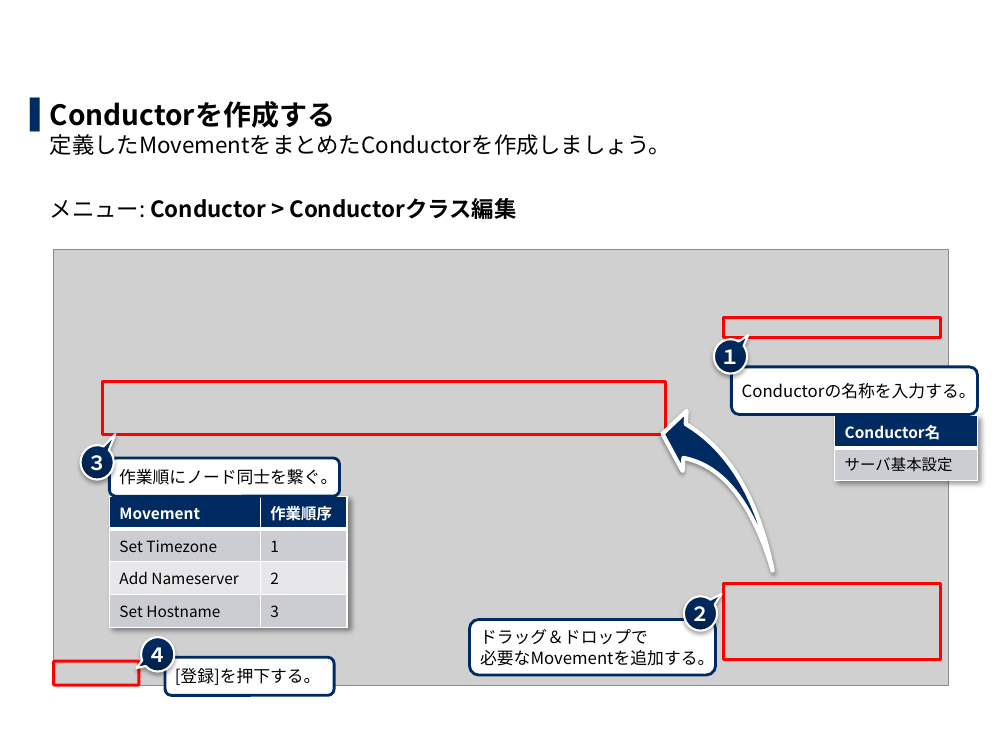
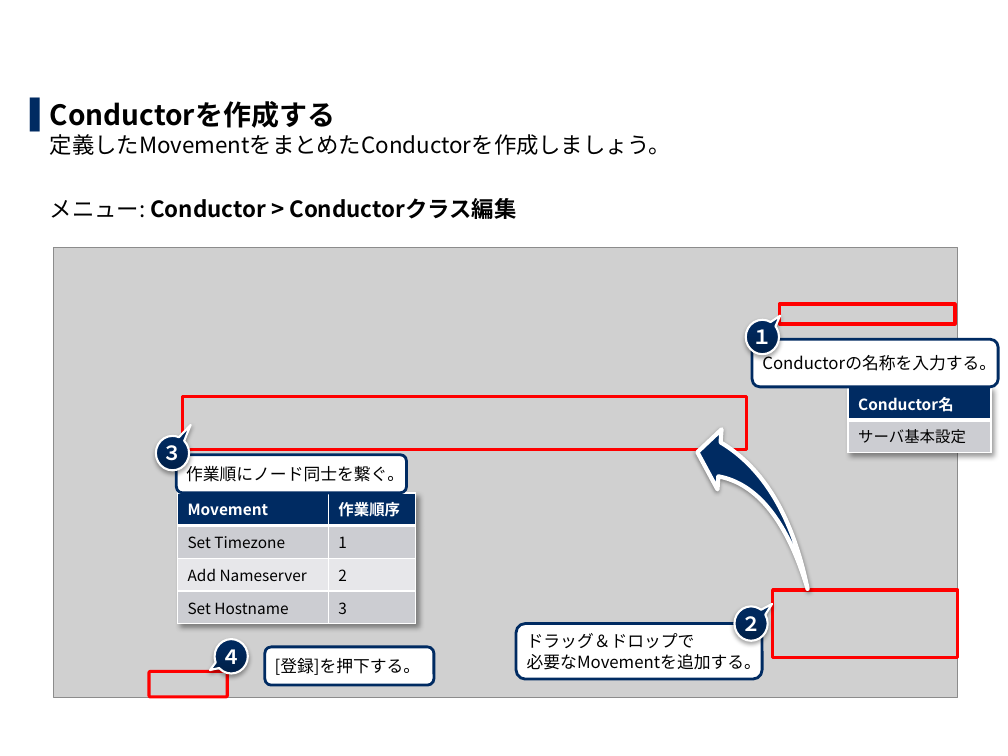
Before and after one commit to exastro-suite/it-automation-docs, a slide deck: slide 16 of asset/Learn_ja/ITA-hg-ps_practice_ja.pptx. Drawn at 1008x756 pixels with LibreOffice and Linux fonts; fonts in the diff are those of the drawing; grey boxes stand for pictures; background and template pictures are left out. Boxes give left, top, right and bottom in pixels: in the first picture for what was removed or moved away, otherwise in the second. Text is boxed around its words. In the diff, an @@ line names an element or a change of style, - is before the commit and + after.

```diff
--- a/asset/Learn_ja/ITA-hg-ps_practice_ja.pptx
+++ b/asset/Learn_ja/ITA-hg-ps_practice_ja.pptx
@@ picture: place and size @@
-picture at (53,249,949,684)
+picture at (53,247,958,698)
@@ speech bubble "１": place and size @@
-speech bubble "１" at (714,340,747,374)
+speech bubble "１" at (746,320,779,354)
@@ rectangle: place and size @@
-rectangle at (724,318,940,338)
+rectangle at (779,304,955,325)
@@ rounded rectangle "Conductorの名称を入力する。": place and size @@
-rounded rectangle "Conductorの名称を入力する。" at (732,367,978,414)
+rounded rectangle "Conductorの名称を入力する。" at (752,340,998,387)
@@ table: place and size @@
-table at (835,415,978,475)
+table at (848,387,991,447)
@@ rectangle: place and size @@
-rectangle at (103,382,666,434)
+rectangle at (182,397,746,450)
@@ speech bubble "３": place and size @@
-speech bubble "３" at (81,446,114,480)
+speech bubble "３" at (156,435,190,470)
@@ swoosh arrow: place and size @@
-swoosh arrow at (662,407,773,575)
+swoosh arrow at (696,426,807,594)
@@ rounded rectangle "作業順にノード同士を繋ぐ。": place and size @@
-rounded rectangle "作業順にノード同士を繋ぐ。" at (109,458,339,496)
+rounded rectangle "作業順にノード同士を繋ぐ。" at (176,455,406,493)
@@ table: place and size @@
-table at (109,497,347,621)
+table at (177,493,415,618)
@@ rectangle: place and size @@
-rectangle at (724,584,940,659)
+rectangle at (773,590,958,657)
@@ rounded rectangle "ドラッグ＆ドロップで 必要なMovementを追加する。": place and size @@
-rounded rectangle "ドラッグ＆ドロップで 必要なMovementを追加する。" at (470,620,716,675)
+rounded rectangle "ドラッグ＆ドロップで 必要なMovementを追加する。" at (516,624,762,679)
@@ speech bubble "２": place and size @@
-speech bubble "２" at (683,597,717,631)
+speech bubble "２" at (735,607,768,641)
@@ speech bubble "４": place and size @@
-speech bubble "４" at (141,637,174,671)
+speech bubble "４" at (215,639,248,673)
@@ rounded rectangle "[登録]を押下する。": place and size @@
-rounded rectangle "[登録]を押下する。" at (165,657,335,696)
+rounded rectangle "[登録]を押下する。" at (265,647,434,685)
@@ rounded rectangle: place and size @@
-rounded rectangle at (53,661,139,685)
+rounded rectangle at (149,671,228,697)
```
Also in this commit, not shown: 10 other slides changed, 1 other file.
